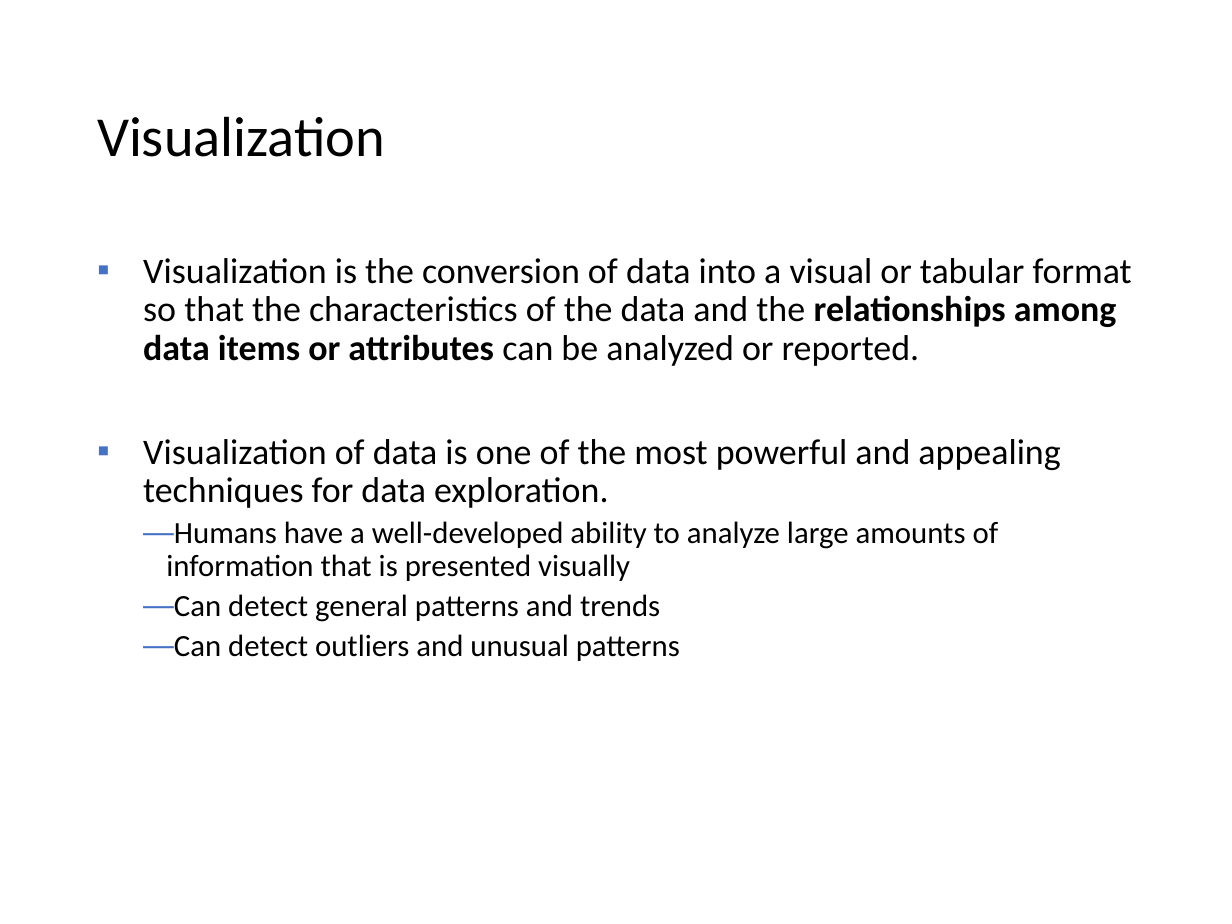
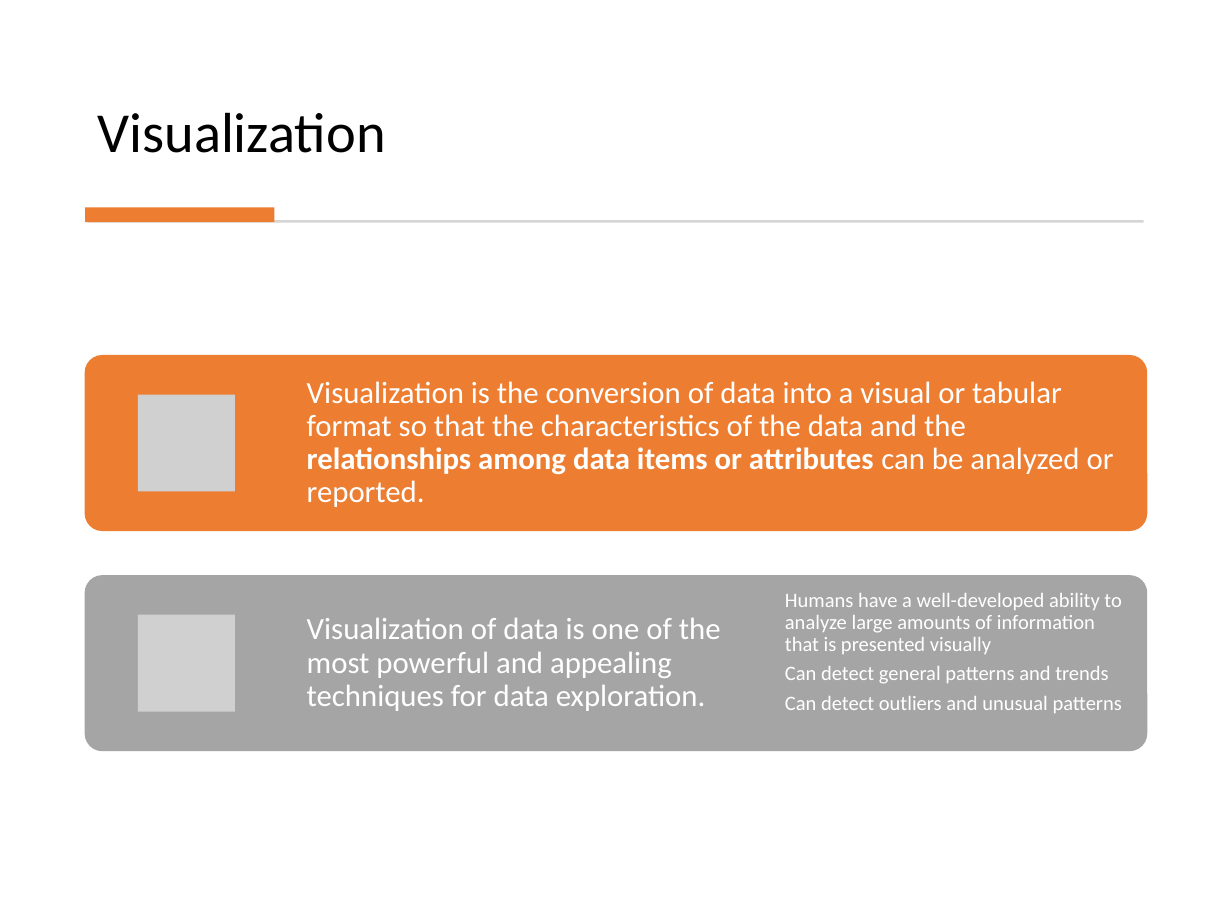
Before and after one commit to mhahsler/Introduction_to_Data_Mining_R_Examples, a slide deck: slide 19 of slides/chap2_exploration.pptx (slide 16 before the commit). Drawn at 1232x924 pixels with LibreOffice and Linux fonts; fonts in the diff are those of the drawing; grey boxes stand for pictures. Boxes give left, top, right and bottom in pixels: in the first picture for what was removed or moved away, otherwise in the second. Text is boxed around its words. In the diff, an @@ line names an element or a change of style, - is before the commit and + after.

```diff
--- a/slides/chap2_exploration.pptx
+++ b/slides/chap2_exploration.pptx
@@ title "Visualization" at (97, 112, 385, 153): vertical alignment middle to bottom @@
@@ rectangle added at (85, 207, 275, 222), fill #ED7D31 @@
@@ rectangle added at (87, 221, 1143, 223), fill #D5D5D5 @@
@@ text removed at (143, 258, 1132, 661) @@
-▪ Visualization is the conversion of data into a visual or tabular format so that the characteristics of the data and the relationships among data items or attributes can be analyzed or reported.
-▪ Visualization of data is one of the most powerful and appealing techniques for data exploration.
-  — Humans have a well-developed ability to analyze large amounts of information that is presented visually
-  — Can detect general patterns and trends
-  — Can detect outliers and unusual patterns
@@ group added at (85, 355, 1147, 752): 3 texts, 2 rounded rectangles, 2 pictures @@
+Visualization is the conversion of data into a visual or tabular format so that the characteristics of the data and the relationships among data items or attributes can be analyzed or reported.
+Visualization of data is one of the most powerful and appealing techniques for data exploration.
+Humans have a well-developed ability to analyze large amounts of information that is presented visually
+Can detect general patterns and trends
+Can detect outliers and unusual patterns
```
Also in this commit, not shown: 21 other slides changed, 3 slides added, 2 other files.
